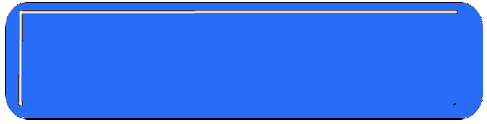
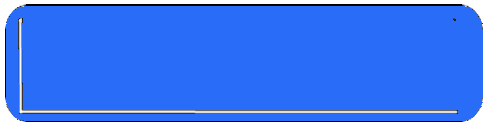
Comparing the layer stacks of the two 487 × 124 images. Changes:
painted on "button" over box(5, 2, 483, 122)
